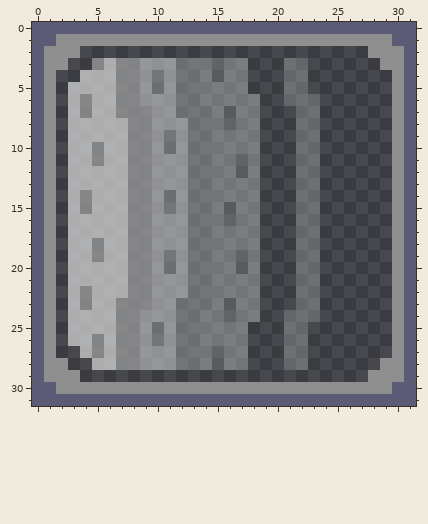
Two versions of one pixel-art sprite, Used_art/UpgradeA12.png. The picture above is the old version.
The file is 32x32 pixels.
Now the later version:
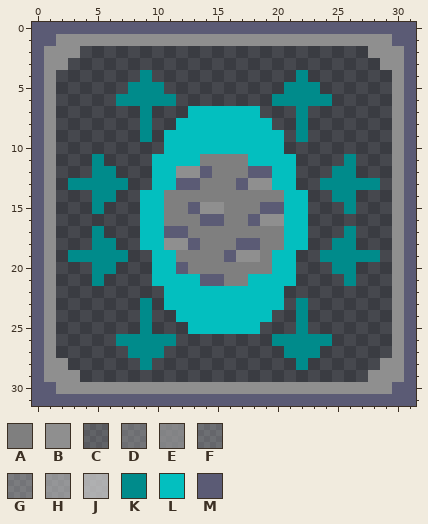
Palette (. is transparent): A #7f7f7f  B #8f8f8f  C #a3a3a34b  D #a3a3a37d  E #a3a3a3af  F #cccccc4b  G #cccccc64  H #cccccc96  J #ccccccc8  K #008b8b  L #03bfbf  M #5b5b75
Diff:
Changed rows in their new state; - is an unchanged pixel.
first column x 3:
 3 --.............---..------
 4 -.....K........---.K------
 5 .....KKK.......---KKK-----
 6 ....KKKKK.......-KKKKK----
 7 ......K...LLLLLL---K.-----
 8 ......K..LLLLLLLL--K.-----
 9 ......K.LLLLLLLLLL-K.-----
10 ........LLLLLLLLLL-..-----
11 ..K....LLLLAAAALLLL..--K--
12 ..KK...LLBBMAAAMMLL..-KK--
13 KKKKK..LLMMAAAMBBLL..KKKKK
14 ..KK..LLAAAAAAAAAALL.-KK--
15 ..K...LLAAMBBAAAMMLL.--K--
16 ......LLAAAMMAAMBBLL.-----
17 ..K...LLMMAAAAAAAALL.--K--
18 ..KK..LLBBMAAAMMAALL.-KK--
19 KKKKK..LLAAAAMBBALL..KKKKK
20 ..KK...LLMAAAAAAALL..-KK--
21 ..K....LLLLMMAALLLL..--K--
22 ........LLLLLLLLLL-..-----
23 ......K.LLLLLLLLLL-K.-----
24 ......K..LLLLLLLL-.K.-----
25 ......K...LLLLLL--.K------
26 ....KKKKK......--KKKKK----
27 -....KKK.......---KKK-----
28 --....K........---.K------
